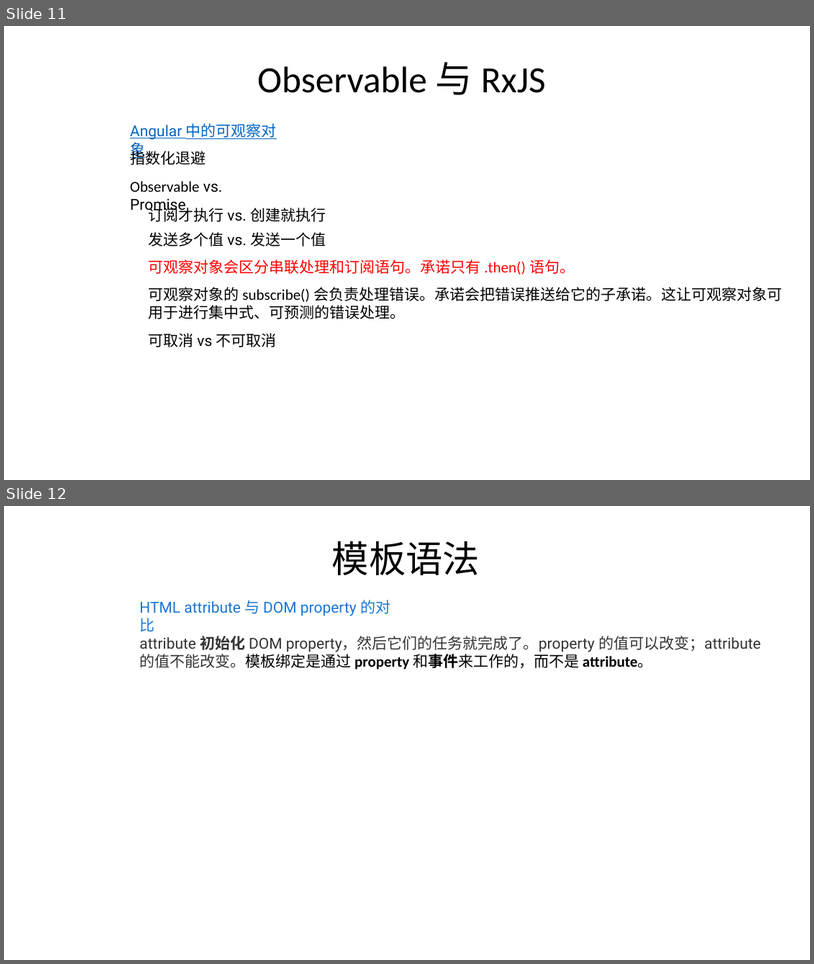
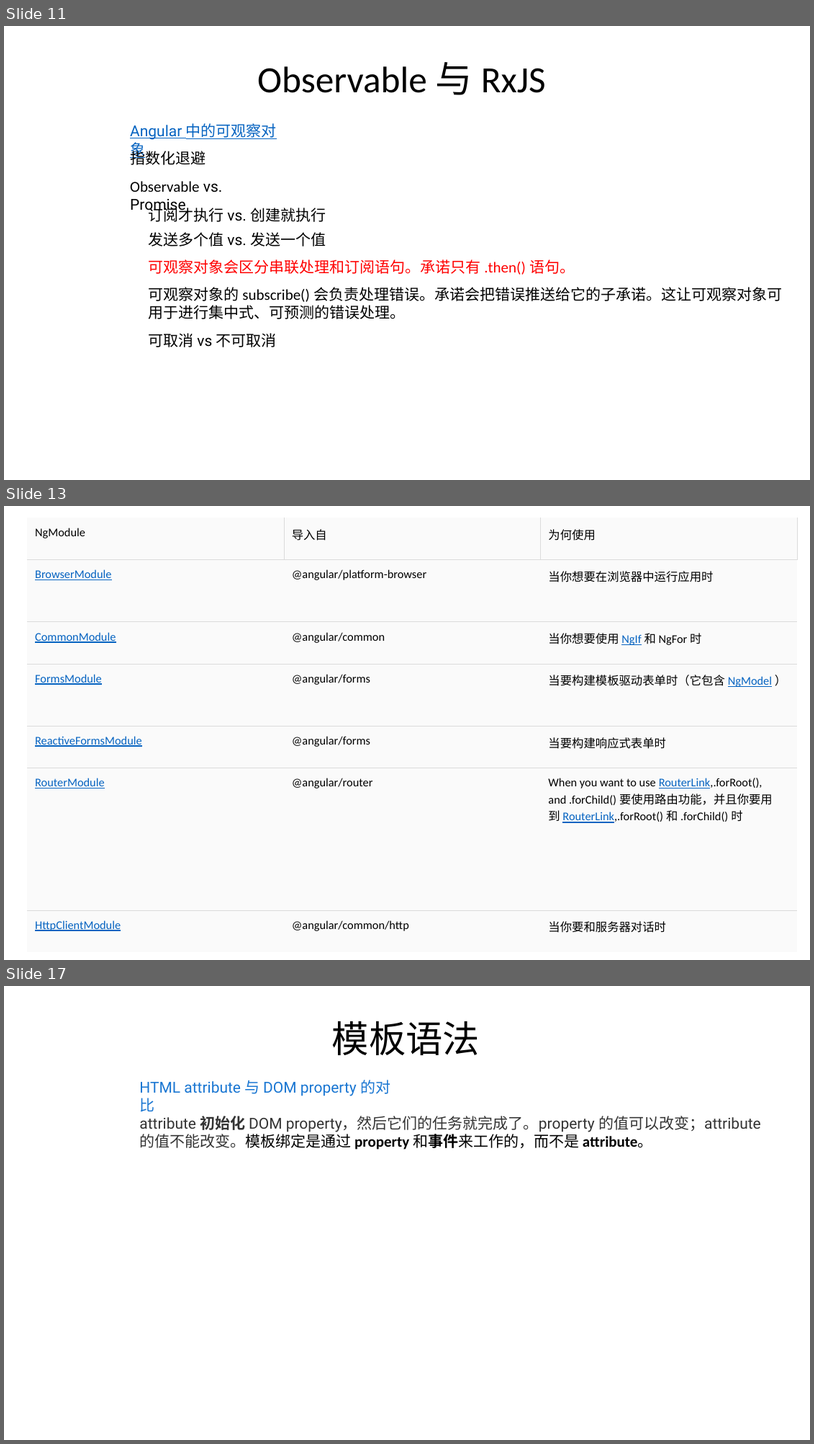
Before and after one commit to FredJiangFei/AngularDemo, a slide deck: Documents/angular.pptx. Shown one above the other, each under a label of ours: slides 11 and 12 before the commit, slides 11, 13 and 17 after it; the slides between them are not shown. The pictures are 814x964 and 814x1444 pixels, drawn with LibreOffice and Linux fonts; fonts in the diff are those of the drawing. Boxes give left, top, right and bottom in pixels: in the first picture for what was removed or moved away, otherwise in the second. Text is boxed around its words. In the diff, an @@ line names an element or a change of style, - is before the commit and + after.

```diff
--- a/Documents/angular.pptx
+++ b/Documents/angular.pptx
@@ slide 13 added at bbox=[4, 506, 810, 960], background #FFFFFF @@
@@ table added at bbox=[28, 518, 799, 952], 7 rows, 3 columns @@
+NgModule | 导入自 | 为何使用
+BrowserModule | @angular/platform-browser | 当你想要在浏览器中运行应用时
+CommonModule | @angular/common | 当你想要使用 NgIf 和 NgFor 时
+FormsModule | @angular/forms | 当要构建模板驱动表单时（它包含 NgModel ）
+ReactiveFormsModule | @angular/forms | 当要构建响应式表单时
+RouterModule | @angular/router | When you want to use RouterLink,.forRoot(), and .forChild() 要使用路由功能，并且你要用到 RouterLink,.forRoot() 和 .forChild() 时
+HttpClientModule | @angular/common/http | 当你要和服务器对话时
@@ what was slide 12 is now slide 17 @@
```
Also in this commit, not shown: 4 other slides added.
